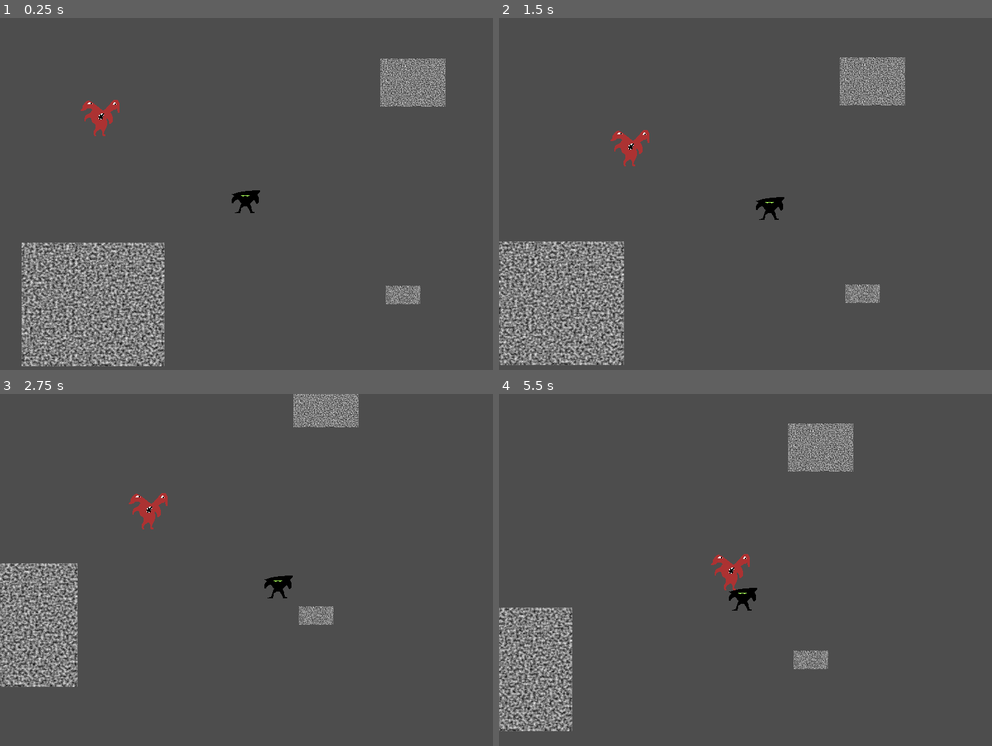
Above: before the commit, frames 1-4 (two rows, left to right).
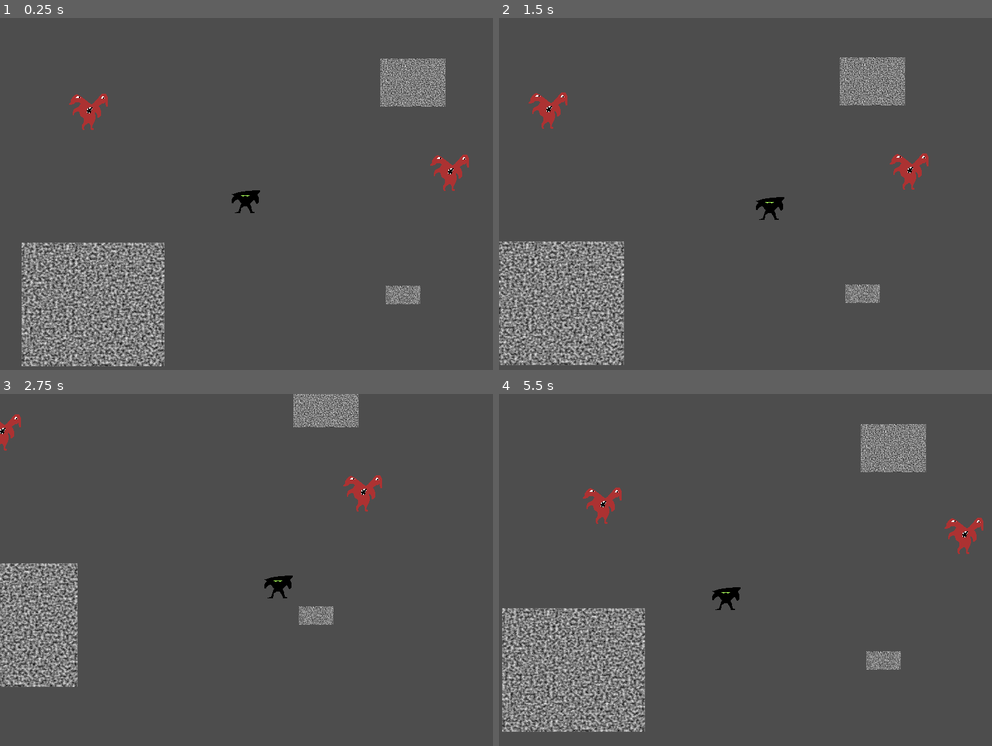
Above: after the commit, the same moments.

Repository: lucasca73/Xupira
Game: Godot game, scene res://Scenes/main.tscn
Two runs of this game, one before a commit and one after it. Both use one fixed random seed, a clock stepped at 60 frames per second and the inputs below.
Inputs:
- Up to frame 1 (0.25 s): no input
- Up to frame 2 (1.5 s): hold D (move_right) 0.53-1.28 s; tap Space (attack) at 0.6, 1.35 s; hold S (move_down) from 1.28 s (still down)
- Up to frame 3 (2.75 s): release S (move_down) at 2.03 s; hold D (move_right) from 2.03 s (still down); tap Space (attack) at 2.1 s
- Up to frame 4 (5.5 s): release D (move_right) at 2.78 s; hold W (move_up) 2.78-3.53 s; tap Space (attack) every 0.75 s from 2.85 to 5.1 s; hold A (move_left) 3.53-5.03 s; hold S (move_down) from 5.03 s (still down)

The runs differ from the first frame. In frame 1, 0.8% of the frame differs, in the area x 14-96%, y 21-50%; in frame 2, 1.1%; in frame 3, 0.9%; in frame 4, 12%, in the area x 0-99%, y 8-96%.

Commit message:
Implementing basic state machine for the enemies

Diff:
--- /dev/null
+++ b/Scenes/BehaviorState.tscn
@@ -0,0 +1,6 @@
+[gd_scene load_steps=2 format=3 uid="uid://dd341ipqfu76o"]
+
+[ext_resource type="Script" path="res://Scenes/behavior_state.gd" id="1_rhsv5"]
+
+[node name="BehaviorState" type="Node"]
+script = ExtResource("1_rhsv5")
--- a/Scenes/Mob.tscn
+++ b/Scenes/Mob.tscn
@@ -1,7 +1,8 @@
-[gd_scene load_steps=6 format=3 uid="uid://jr6yhkiieiqw"]
+[gd_scene load_steps=7 format=3 uid="uid://jr6yhkiieiqw"]
 
 [ext_resource type="Script" path="res://Scenes/mob.gd" id="1_wiuld"]
 [ext_resource type="Texture2D" uid="uid://c72h5gl8rrv3w" path="res://Assets/mob_0.png" id="1_yxqrx"]
+[ext_resource type="PackedScene" uid="uid://c57tj541b5es0" path="res://Scenes/MobBehaviorStateMachine.tscn" id="2_cdlsi"]
 
 [sub_resource type="SpriteFrames" id="SpriteFrames_0ora2"]
 animations = [{
@@ -24,6 +25,9 @@
 [node name="Mob" type="CharacterBody2D"]
 script = ExtResource("1_wiuld")
 
+[node name="MobBehaviorStateMachine" parent="." node_paths=PackedStringArray("parent") instance=ExtResource("2_cdlsi")]
+parent = NodePath("..")
+
 [node name="AnimatedSprite2D" type="AnimatedSprite2D" parent="."]
 sprite_frames = SubResource("SpriteFrames_0ora2")
 
@@ -32,10 +36,15 @@
 shape = SubResource("CapsuleShape2D_sa3s4")
 
 [node name="Area2D" type="Area2D" parent="."]
+visible = false
 
 [node name="CollisionShape2D" type="CollisionShape2D" parent="Area2D"]
+visible = false
 shape = SubResource("CircleShape2D_bc3qb")
 debug_color = Color(1, 1, 0, 0.054902)
 
+[connection signal="explore_position" from="MobBehaviorStateMachine" to="." method="_on_mob_behavior_state_machine_explore_position"]
+[connection signal="follow_target" from="MobBehaviorStateMachine" to="." method="_on_mob_behavior_state_machine_follow_target"]
+[connection signal="inside_attack_range" from="MobBehaviorStateMachine" to="." method="_on_mob_behavior_state_machine_inside_attack_range"]
 [connection signal="body_entered" from="Area2D" to="." method="_character_entered_on_aware_area"]
 [connection signal="body_exited" from="Area2D" to="." method="_character_exited_on_aware_area"]
--- /dev/null
+++ b/Scenes/MobBehaviorStateMachine.tscn
@@ -0,0 +1,39 @@
+[gd_scene load_steps=4 format=3 uid="uid://c57tj541b5es0"]
+
+[ext_resource type="Script" path="res://Scenes/mob_behavior_state_machine.gd" id="1_rqux3"]
+[ext_resource type="PackedScene" uid="uid://dd341ipqfu76o" path="res://Scenes/BehaviorState.tscn" id="2_7e8d3"]
+
+[sub_resource type="CircleShape2D" id="CircleShape2D_wngit"]
+
+[node name="MobBehaviorStateMachine" type="Node2D"]
+script = ExtResource("1_rqux3")
+metadata/_edit_group_ = true
+
+[node name="BehaviorState" parent="." instance=ExtResource("2_7e8d3")]
+
+[node name="ExploreRange" type="Area2D" parent="."]
+
+[node name="CollisionShape2D" type="CollisionShape2D" parent="ExploreRange"]
+scale = Vector2(20, 20)
+shape = SubResource("CircleShape2D_wngit")
+debug_color = Color(0, 0.634636, 0.426719, 0.42)
+
+[node name="FollowRange" type="Area2D" parent="."]
+
+[node name="CollisionShape2D" type="CollisionShape2D" parent="FollowRange"]
+scale = Vector2(12, 12)
+shape = SubResource("CircleShape2D_wngit")
+debug_color = Color(0.56171, 0.548311, 0.317484, 0.42)
+
+[node name="AttackRange" type="Area2D" parent="."]
+
+[node name="CollisionShape2D" type="CollisionShape2D" parent="AttackRange"]
+scale = Vector2(5, 5)
+shape = SubResource("CircleShape2D_wngit")
+debug_color = Color(0.987655, 0, 0.310664, 0.42)
+
+[connection signal="behavior_ended" from="BehaviorState" to="." method="_on_behavior_state_behavior_ended"]
+[connection signal="body_entered" from="ExploreRange" to="." method="_on_explore_range_body_entered"]
+[connection signal="body_exited" from="ExploreRange" to="." method="_on_explore_range_body_exited"]
+[connection signal="body_entered" from="FollowRange" to="." method="_on_follow_range_body_entered"]
+[connection signal="body_entered" from="AttackRange" to="." method="_on_attack_range_body_entered"]
--- /dev/null
+++ b/Scenes/behavior_state.gd
@@ -0,0 +1,26 @@
+extends Node
+
+signal behavior_ended(name)
+
+var behaviorName: String
+var behaviorDuration: float
+var ended = true
+
+func start_state(name, duration):
+	behaviorDuration = duration
+	behaviorName = name
+	ended = false
+	print_debug("[state] ", name)
+
+func end_state():
+	ended = true
+	behavior_ended.emit(behaviorName)
+
+# Called every frame. 'delta' is the elapsed time since the previous frame.
+func _physics_process(delta):
+	if ended == true:
+		return
+
+	behaviorDuration -= delta # Update timer
+	if behaviorDuration < 0:
+		end_state()
--- a/Scenes/main.tscn
+++ b/Scenes/main.tscn
@@ -44,3 +44,6 @@
 
 [node name="Mob" parent="." instance=ExtResource("2_drra4")]
 position = Vector2(143, 150)
+
+[node name="Mob2" parent="." instance=ExtResource("2_drra4")]
+position = Vector2(729, 249)
--- a/Scenes/mob.gd
+++ b/Scenes/mob.gd
@@ -1,16 +1,36 @@
 extends CharacterBody2D
 
 var _is_dead = false
+var speed = 100
+var walk = 50
+var max = 50
+
 var _attack_target: CharacterBody2D
-var speed = 100
+var _target_position: Vector2
 
 func _physics_process(delta):
 
+	var frame_velocity = Vector2.ZERO
+
 	if _attack_target:
 		var direction = (_attack_target.position - position).normalized()
-		velocity = direction * speed
+		frame_velocity = direction * speed
+	elif _target_position != Vector2.ZERO:
 
-	move_and_slide()
+		var nextPosition = _target_position - position
+		var reachedDestination = nextPosition.abs().length() < 2
+
+		if reachedDestination:
+			frame_velocity = Vector2.ZERO
+			$MobBehaviorStateMachine/BehaviorState.end_state()
+		else:
+			frame_velocity = nextPosition.normalized() * walk # Continue walking
+
+	if frame_velocity.length() < 5:
+		velocity = Vector2.ZERO
+	else:
+		velocity = frame_velocity.clamp(Vector2(-max, -max), Vector2(max, max))
+		move_and_slide()
 
 	if _is_dead:
 		queue_free()
@@ -19,11 +39,13 @@
 	if _attack_target == self:
 		_is_dead = true
 
-func _character_entered_on_aware_area(body):
-	if body is CharacterBody2D && body != self:
-		_attack_target = body
+func _on_mob_behavior_state_machine_explore_position(position):
+	_target_position = position + global_position
+	_attack_target = null
 
-func _character_exited_on_aware_area(body):
-	if _attack_target == body:
-		_attack_target = null
-		velocity = Vector2.ZERO
+func _on_mob_behavior_state_machine_follow_target(body):
+	_attack_target = body
+	_target_position = Vector2.ZERO
+
+func _on_mob_behavior_state_machine_inside_attack_range(body):
+	pass
--- /dev/null
+++ b/Scenes/mob_behavior_state_machine.gd
@@ -0,0 +1,100 @@
+extends Node
+
+signal inside_attack_range(body)
+signal explore_position(position)
+signal follow_target(body)
+
+var idle = "idle"
+var attack = "attack"
+var follow = "follow"
+var explore = "explore"
+
+@export var parent: CharacterBody2D
+
+var next_position = Vector2.ZERO
+var target: CharacterBody2D
+
+# Called when the node enters the scene tree for the first time.
+func _ready():
+	startIdle()
+
+func startIdle():
+	$BehaviorState.start_state(idle, 4)
+	#$ExploreRange.disable_mode = true
+	#$AttackRange.disable_mode = true
+	#$FollowRange.disable_mode = true
+	target = null # Reset target
+
+func startExploreLastTargetPosition():
+	if target == null:
+		return
+
+	next_position = target.global_position	# Last seen at
+	target = null
+	explore_position.emit(next_position)
+	$BehaviorState.start_state(explore, 10) # Basically until it gets in the destination
+
+func prepareNextPosition():
+	var rangeScale = $ExploreRange/CollisionShape2D.scale
+	var direction = Vector2(randi_range(-100,100)%100, randi_range(-100,100)%100).normalized()
+	var magnetude = randf() * 10
+	next_position = direction * rangeScale * magnetude
+
+func startExplore():
+	prepareNextPosition()
+	explore_position.emit(next_position)
+	$BehaviorState.start_state(explore, 4)
+	#$ExploreRange.disable_mode = false
+	#$FollowRange.disable_mode = false
+
+func startFollow():
+	$BehaviorState.start_state(follow, 2)
+	#$AttackRange.disable_mode = false
+	#$FollowRange.disable_mode = false
+	follow_target.emit(target)
+
+func startAttack():
+	$BehaviorState.start_state(attack, 1)
+
+func _on_behavior_state_behavior_ended(name):
+	if name == idle:
+		startExplore()
+	elif name == explore:
+		if target != null:
+			startFollow() # Start following
+		else:
+			startIdle() # Back to idle
+	elif [follow, attack].has(name):
+		if $FollowRange.get_overlapping_bodies().has(target):
+			startFollow() # Continue following
+		else:
+			startIdle()
+	else:
+		startIdle()
+
+func _on_explore_range_body_entered(body):
+	pass
+
+func _on_explore_range_body_exited(body):
+	if body == parent: # Should not consider self
+		return
+
+	if body != target: # Should not look for other bodies
+		return
+
+	startExploreLastTargetPosition()
+
+func _on_follow_range_body_entered(body):
+	if body == parent:
+		return
+
+	if target != null:
+		return # Should not change targets
+
+	if [idle, explore, attack, follow].has($BehaviorState.behaviorName):
+		target = body
+		$BehaviorState.end_state()
+
+func _on_attack_range_body_entered(body):
+	if [follow].has($BehaviorState.behaviorName) && body == target:
+		inside_attack_range.emit(body)
